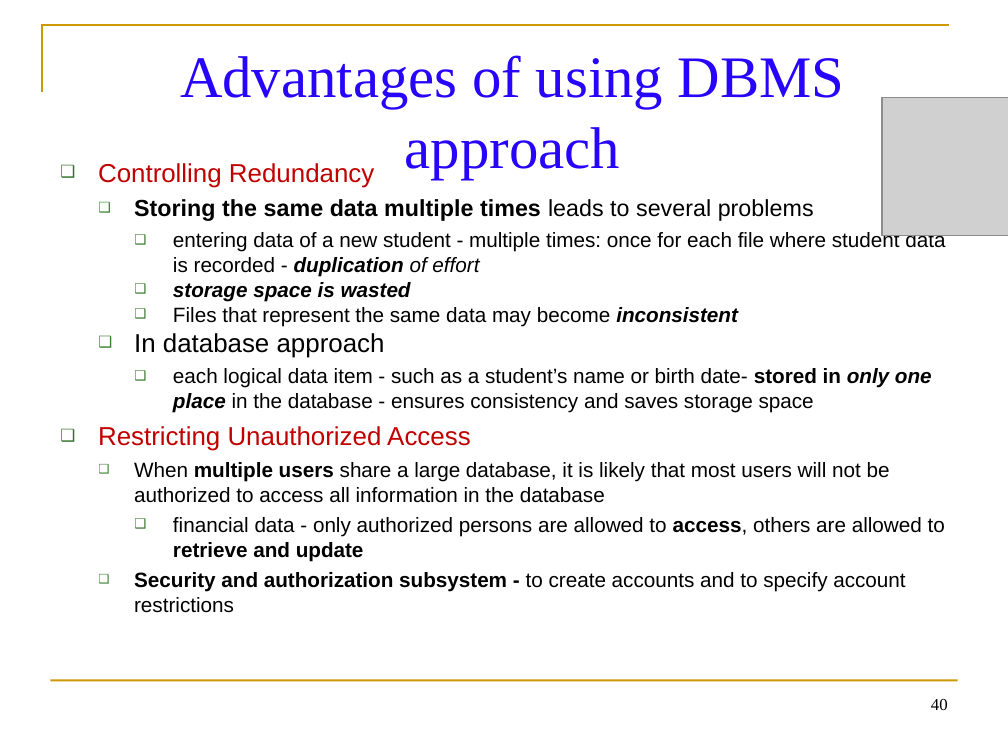
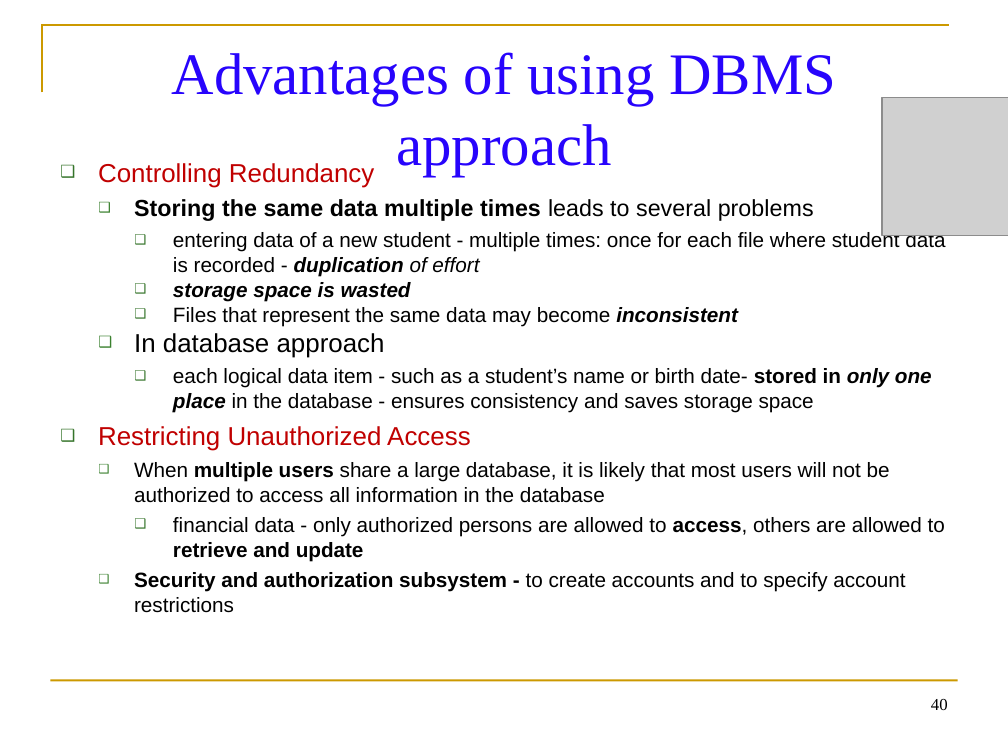
Before and after one commit to Sheerabth/Academics, a slide deck: slide 40 of Sem_3/18XW32 - DATABASE MANAGEMENT SYSTEM/Ppt Notes/Chapter - I of DBMS.ppt. Drawn at 1008x756 pixels with LibreOffice and Linux fonts; fonts in the diff are those of the drawing; grey boxes stand for pictures. Boxes give left, top, right and bottom in pixels: in the first picture for what was removed or moved away, otherwise in the second. Text is boxed around its words. In the diff, an @@ line names an element or a change of style, - is before the commit and + after.

```diff
--- a/Sem_3/18XW32 - DATABASE MANAGEMENT SYSTEM/Ppt Notes/Chapter - I of DBMS.ppt
+++ b/Sem_3/18XW32 - DATABASE MANAGEMENT SYSTEM/Ppt Notes/Chapter - I of DBMS.ppt
@@ title "Advantages of using DBMS approach": place and size @@
-title "Advantages of using DBMS approach" at bbox=[180, 55, 845, 179]
+title "Advantages of using DBMS approach" at bbox=[172, 52, 836, 176]
```
Also in this commit, not shown: 14 other files.
